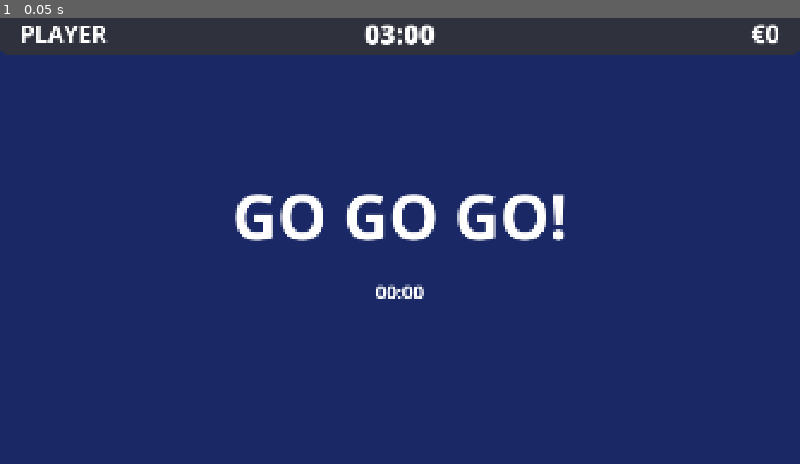
Above: before the commit, frame 1.
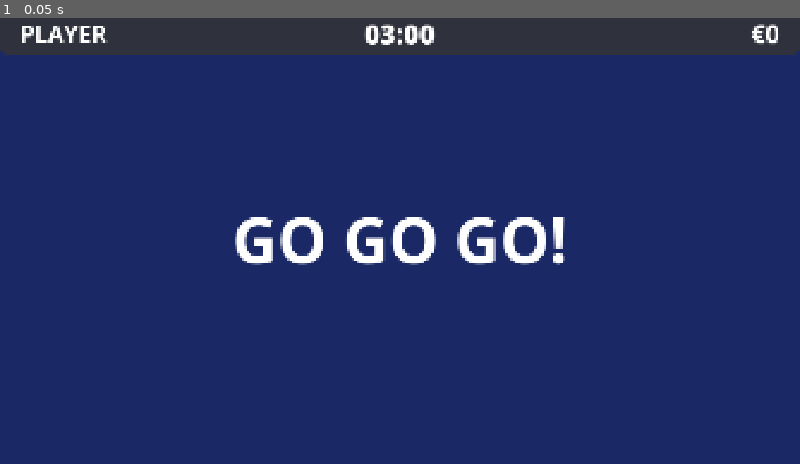
Above: after the commit, the same moment.

Repository: EscaperoomDesigner/erd-politie-station-a
Game: Godot game, scene res://scenes/go_screen.tscn
Two runs of this game, one before a commit and one after it. Both use one fixed random seed, a clock stepped at 60 frames per second and the inputs below. This scene is started directly instead of the project's main scene.
Inputs:
- Up to frame 1 (0.05 s): no input

The runs differ from the first frame. In frame 1, 3.4% of the frame differs, in the area x 29-71%, y 39-64%.

Commit message:
Improve MQTT socket health checks and UI cleanup
Enhanced MQTTManager to verify socket health even when client reports connected, reducing false positives and improving reconnection logic. Updated server command handling to reset UI and clear retained values on stop/restart. Removed unused timer label from go_screen and its scene file, and ensured topbar visibility in pattern_test scene.

Diff:
--- a/global/mqtt_manager.gd
+++ b/global/mqtt_manager.gd
@@ -73,7 +73,7 @@
 
 	# Configure client
 	mqtt_client.client_id = "%s" % DEVICE_ID
-	mqtt_client.verbose_level = 1  # 0=quiet, 1=connections only, 2=all messages (reduced to avoid socket error spam)
+	mqtt_client.verbose_level = 0  # 0=quiet (suppress "bad senddata packet" errors from broken sockets)
 
 	# Connect signals
 	mqtt_client.broker_connected.connect(_on_mqtt_connected)
@@ -277,7 +277,7 @@
 		# Sync our connection state with the actual client state
 		var actual_connection_mode = mqtt_client.brokerconnectmode
 
-		# BCM_NOCONNECTION = 0, BCM_FAILED_CONNECTION = 5
+		# BCM_NOCONNECTION = 0, BCM_FAILED_CONNECTION = 5, BCM_CONNECTED = 20
 		# Detect if client is in disconnected or failed state
 		if (actual_connection_mode == 0 or actual_connection_mode == 5) and mqtt_connected:
 			# We think we're connected but client says we're not
@@ -291,6 +291,14 @@
 			print("MQTTManager: Reconnection failed immediately (mode: %d) - will retry" % actual_connection_mode)
 			is_reconnecting = false
 			reconnect_timer = 0.0
+		elif actual_connection_mode == 20 and mqtt_connected:
+			# Client thinks it's connected - verify socket is actually healthy
+			if not _is_socket_healthy():
+				print("MQTTManager: Socket broken despite connected state - forcing reconnect")
+				mqtt_client.disconnect_from_server()
+				mqtt_connected = false
+				is_reconnecting = false
+				reconnect_timer = 0.0
 		elif actual_connection_mode != 0 and not mqtt_connected and not is_reconnecting:
 			# Client is in connecting/connected state but we don't know about it
 			# This shouldn't normally happen, but let's handle it
@@ -346,6 +354,35 @@
 	is_reconnecting = true
 	print("MQTTManager: Attempting to reconnect to broker...")
 	connect_to_broker()
+
+
+func _is_socket_healthy() -> bool:
+	"""Quietly check if the underlying socket connection is still healthy"""
+	if not mqtt_client or not is_instance_valid(mqtt_client):
+		return false
+
+	# Check TCP socket status
+	if mqtt_client.socket and is_instance_valid(mqtt_client.socket):
+		var socket_status = mqtt_client.socket.get_status()
+		# STATUS_NONE = 0, STATUS_CONNECTING = 1, STATUS_CONNECTED = 2, STATUS_ERROR = 3
+		if socket_status != 2:  # Not STATUS_CONNECTED
+			return false
+
+	# Check SSL socket status if using SSL
+	if mqtt_client.sslsocket and is_instance_valid(mqtt_client.sslsocket):
+		var ssl_status = mqtt_client.sslsocket.get_status()
+		# STATUS_DISCONNECTED = 0, STATUS_HANDSHAKING = 1, STATUS_CONNECTED = 2, STATUS_ERROR = 3, STATUS_ERROR_HOSTNAME_MISMATCH = 4
+		if ssl_status != 2:  # Not STATUS_CONNECTED
+			return false
+
+	# Check WebSocket status if using WebSocket
+	if mqtt_client.websocket and is_instance_valid(mqtt_client.websocket):
+		var ws_state = mqtt_client.websocket.get_ready_state()
+		# STATE_CONNECTING = 0, STATE_OPEN = 1, STATE_CLOSING = 2, STATE_CLOSED = 3
+		if ws_state != 1:  # Not STATE_OPEN
+			return false
+
+	return true
 
 
 func _check_socket_health() -> bool:
@@ -532,13 +569,24 @@
 	print("MQTTManager: Server command received: %s" % command)
 
 	if command == "stop":
-		print("MQTTManager: Stop command - ending game")
+		print("MQTTManager: Stop command - ending game and returning to setup")
 		is_session_active = false
 		GameManager.end_game()
+		# Publish 0 to clear retained values
+		publish_timeleft(0)
+		publish_stationscore(0)
+		# Return to setup screen
+		get_tree().change_scene_to_file("res://scenes/setup_screen.tscn")
+
 	elif command == "restart":
-		print("MQTTManager: Restart command - resetting game")
+		print("MQTTManager: Restart command - resetting game and returning to setup")
 		is_session_active = false
 		GameManager.reset_game()
+		# Publish 0 to clear retained values
+		publish_timeleft(0)
+		publish_stationscore(0)
+		# Return to setup screen
+		get_tree().change_scene_to_file("res://scenes/setup_screen.tscn")
 	else:
 		print("MQTTManager: Unknown command: %s" % command)
 
--- a/scenes/go_screen.gd
+++ b/scenes/go_screen.gd
@@ -1,11 +1,10 @@
 extends Control
 
 # GO GO GO screen shown after game ends (matching Station-B finish state)
-# Displays team name, timer (00:00), and score in topbar
+# Displays team name and score in topbar
 # Auto-returns to setup screen after 60 seconds if no new game starts
 
 @onready var go_label: Label = %GoLabel
-@onready var timer_label: Label = %TimerLabel
 @onready var go_timer: Timer = %GoTimer
 
 var elapsed_time: float = 0.0
@@ -33,10 +32,6 @@
 		print("GoScreen: Connected to MQTT start signal")
 	else:
 		print("GoScreen: ERROR - MQTTManager not found!")
-
-	# Update timer display to show 00:00
-	if timer_label:
-		timer_label.text = "00:00"
 
 
 func _process(delta: float):
--- a/scenes/go_screen.tscn
+++ b/scenes/go_screen.tscn
@@ -47,12 +47,3 @@
 text = "GO GO GO!"
 horizontal_alignment = 1
 vertical_alignment = 1
-
-[node name="TimerLabel" type="Label" parent="CenterContainer/VBoxContainer"]
-unique_name_in_owner = true
-layout_mode = 2
-theme_override_colors/font_color = Color(1, 1, 1, 1)
-theme_override_font_sizes/font_size = 45
-text = "00:00"
-horizontal_alignment = 1
-vertical_alignment = 1
--- a/scenes/pattern_test.gd
+++ b/scenes/pattern_test.gd
@@ -41,6 +41,10 @@
 const PATTERN_BOX_SCENE = preload("uid://c7kqvp4x7ejyh")
 
 func _ready():
+	# Show the topbar when game loads
+	if has_node("/root/Overlay"):
+		get_node("/root/Overlay").set_topbar_visible(true)
+
 	# Load timer configuration
 	question_timer_duration = ConfigManager.get_question_timer()
 	hint_delay = ConfigManager.get_hint_delay()
Not shown, changed: build/station-a.arm64
